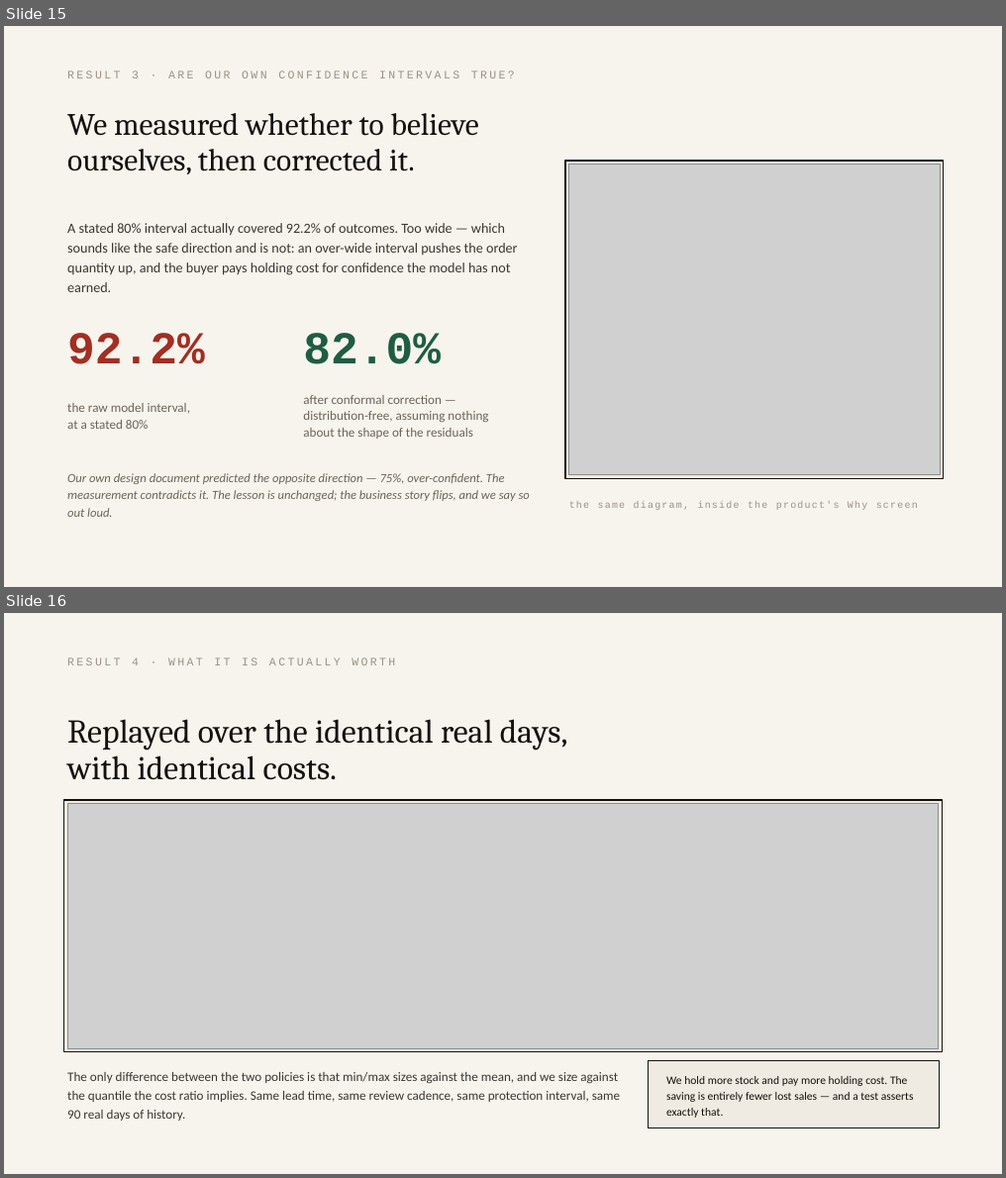
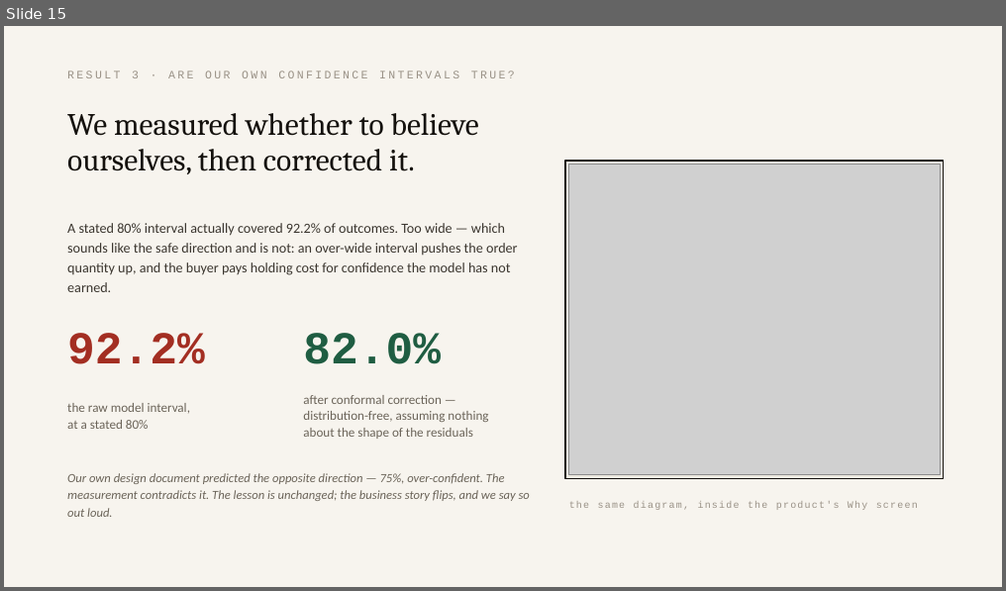
Before and after one commit to yashdoke7/pharmapulse, a slide deck: deck/PharmaPulse.pptx. Shown one above the other, each under a label of ours: slides 15 and 16 before the commit, slide 15 after it. The pictures are 1006x1178 and 1006x591 pixels, drawn with LibreOffice and Linux fonts; fonts in the diff are those of the drawing; grey boxes stand for pictures. Boxes give left, top, right and bottom in pixels: in the first picture for what was removed or moved away, otherwise in the second. Text is boxed around its words. In the diff, an @@ line names an element or a change of style, - is before the commit and + after.

```diff
--- a/deck/PharmaPulse.pptx
+++ b/deck/PharmaPulse.pptx
@@ slide 16 removed at (4,613,1002,1174), background #F7F4EE @@
@@ text removed at (67,658,395,665) @@
-RESULT 4 · WHAT IT IS ACTUALLY WORTH
@@ text removed at (67,719,568,780) @@
-Replayed over the identical real days,
-with identical costs.
@@ rectangle removed at (63,800,943,1053) @@
@@ picture removed at (67,804,939,1049) @@
@@ text removed at (67,1072,620,1121) @@
-The only difference between the two policies is that min/max sizes against the mean, and we size against the quantile the cost ratio implies. Same lead time, same review cadence, same protection interval, same 90 real days of history.
@@ rectangle removed at (648,1060,940,1128) @@
@@ text removed at (666,1076,914,1118) @@
-We hold more stock and pay more holding cost. The saving is entirely fewer lost sales — and a test asserts exactly that.
```
Also in this commit, not shown: 1 slide added, 8 other files.
